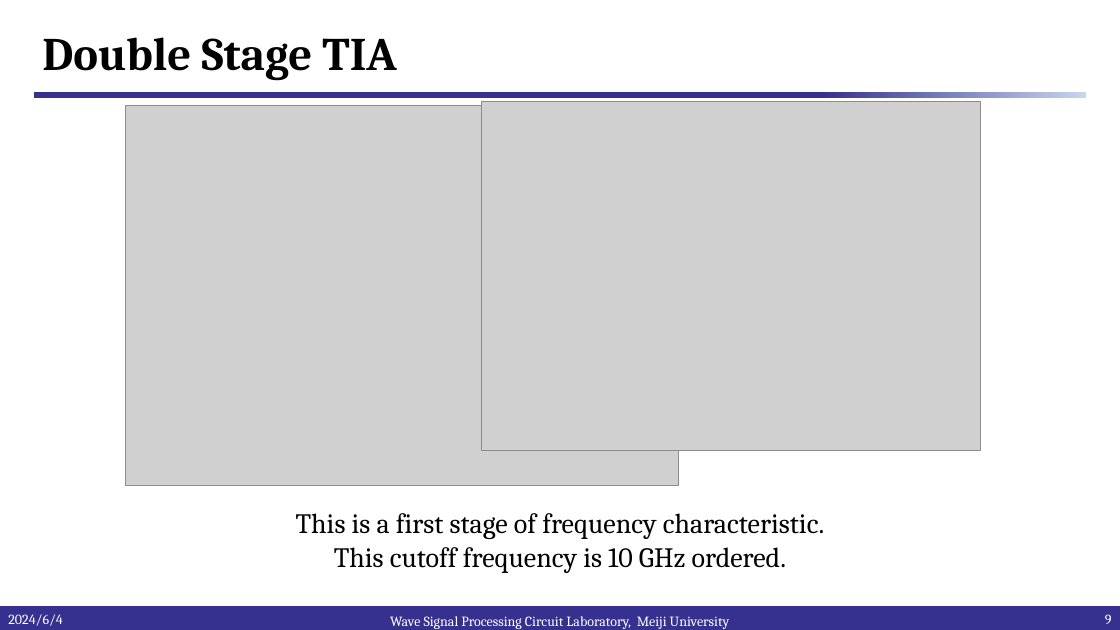
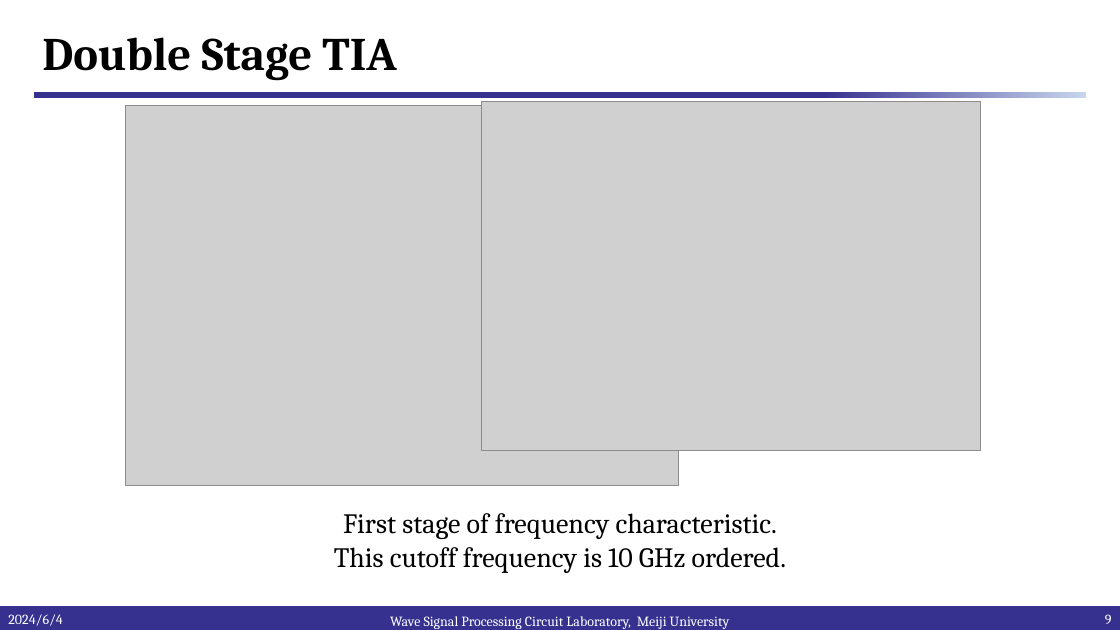
Before and after one commit to kjm-desktop10400/reserch, a slide deck: slide 9 of IHP_2024/semi/プレゼンテーション1.pptx. Drawn at 1120x630 pixels with LibreOffice and Linux fonts; fonts in the diff are those of the drawing; grey boxes stand for pictures; background and template pictures are left out. Boxes give left, top, right and bottom in pixels: in the first picture for what was removed or moved away, otherwise in the second. Text is boxed around its words. In the diff, an @@ line names an element or a change of style, - is before the commit and + after.

```diff
--- a/IHP_2024/semi/プレゼンテーション1.pptx
+++ b/IHP_2024/semi/プレゼンテーション1.pptx
@@ text at box(343, 513, 777, 539): text changed @@
-This is a first stage of frequency characteristic.
+First stage of frequency characteristic.
```
Also in this commit, not shown: 3 other slides changed, 6 slides added, 1 other file.
